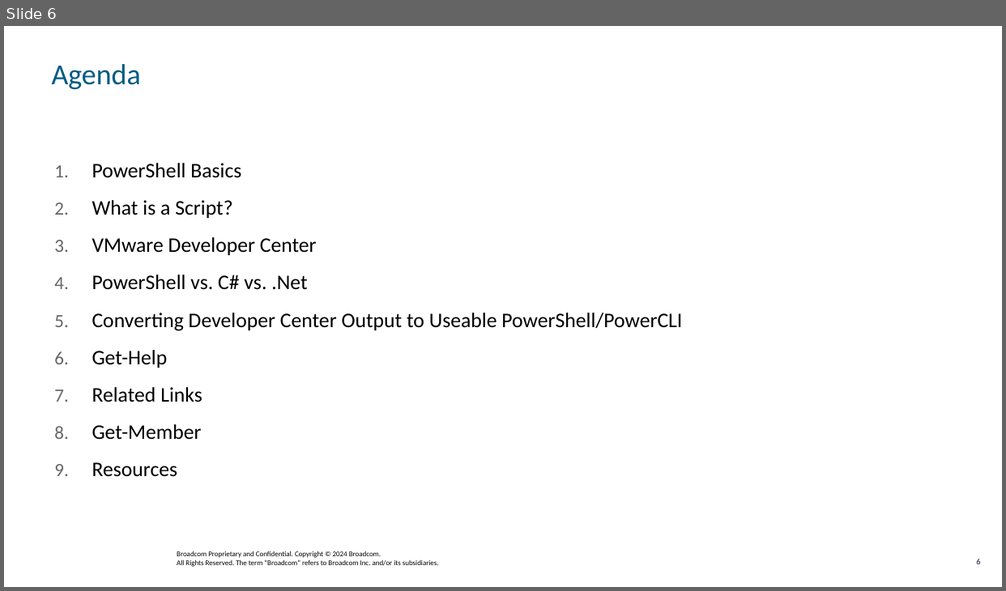
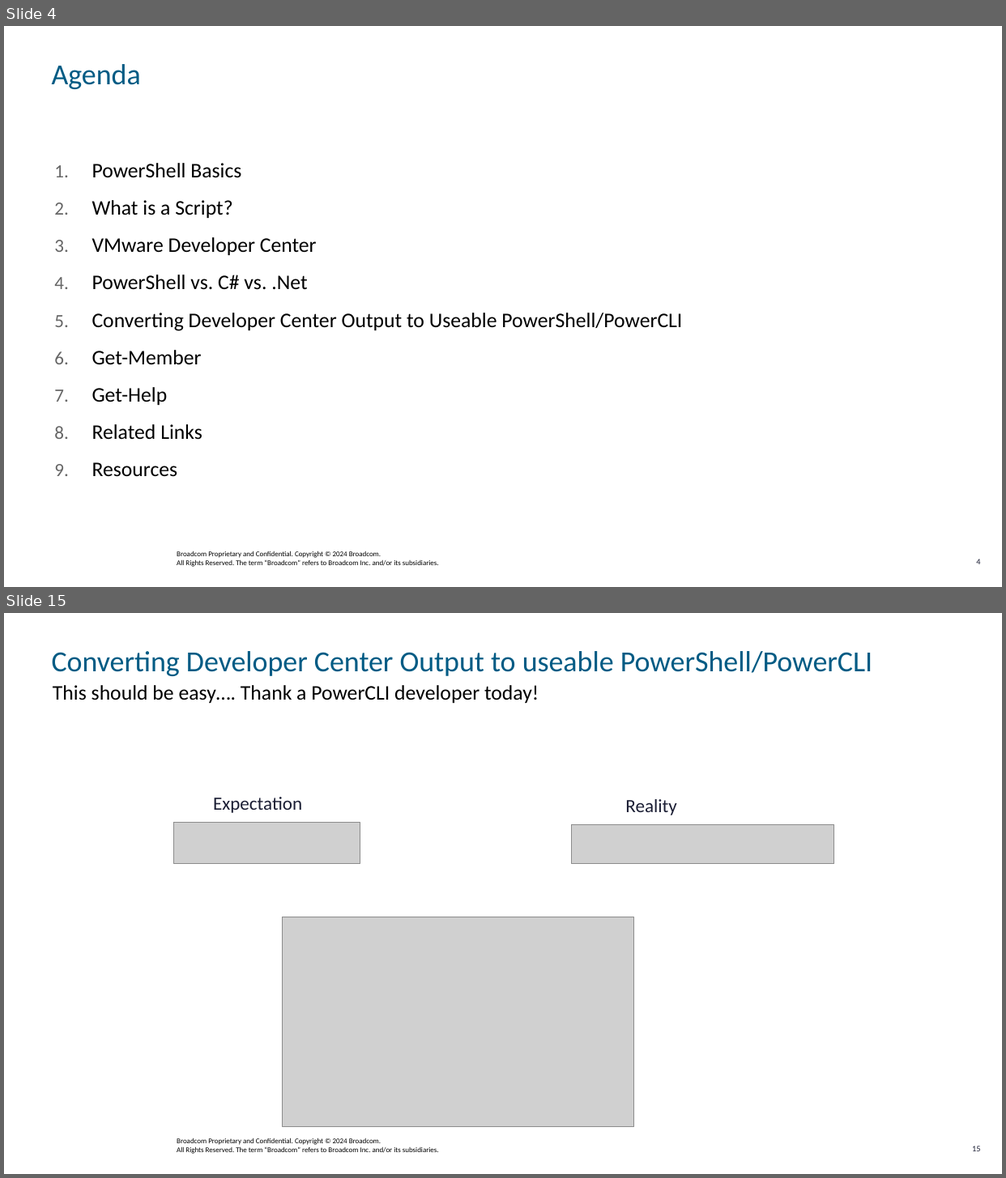
Before and after one commit to jpsider/Invoke-Automation, a slide deck: Powercli/VMwareExplore_2024/CODE1744LV - PowerCLI 201 - From the Shell to Writing Scripts.pptx. Shown one above the other, each under a label of ours: slide 6 before the commit, slides 4 and 15 after it; the slides between them are not shown. The pictures are 1006x591 and 1006x1178 pixels, drawn with LibreOffice and Linux fonts; fonts in the diff are those of the drawing; grey boxes stand for pictures; background and template pictures are left out. Boxes give left, top, right and bottom in pixels: in the first picture for what was removed or moved away, otherwise in the second. Text is boxed around its words. In the diff, an @@ line names an element or a change of style, - is before the commit and + after.

```diff
--- a/Powercli/VMwareExplore_2024/CODE1744LV - PowerCLI 201 - From the Shell to Writing Scripts.pptx
+++ b/Powercli/VMwareExplore_2024/CODE1744LV - PowerCLI 201 - From the Shell to Writing Scripts.pptx
@@ slide 15 added at (4, 613, 1002, 1174), background #FFFFFF; not listed: 2 template elements that a slide beside it also shows @@
@@ title added at (52, 651, 872, 676), 28 pt, text #005B84 @@
+Converting Developer Center Output to useable PowerShell/PowerCLI
@@ subtitle added at (53, 685, 539, 703), 20 pt, text #000000 @@
+This should be easy…. Thank a PowerCLI developer today!
@@ text added at (213, 797, 302, 813), 18 pt, text #1B1E34 @@
+Expectation
@@ text added at (625, 799, 676, 815), 18 pt, text #1B1E34 @@
+Reality
@@ picture added at (174, 823, 360, 864) @@
@@ picture added at (572, 825, 834, 864) @@
@@ picture added at (283, 917, 633, 1127) @@
@@ what was slide 6 is now slide 4 @@
@@ slide 4 changed as well @@
@@ text at (92, 350, 202, 365): paragraph added @@
+6. Get-Member
@@ text at (92, 425, 202, 439): paragraph removed @@
-8. Get-Member
@@ page number at (976, 559, 980, 565): text changed @@
-6
+4
```
Also in this commit, not shown: 8 other slides changed, 12 other slides added, 6 slides removed, 5 other files.
